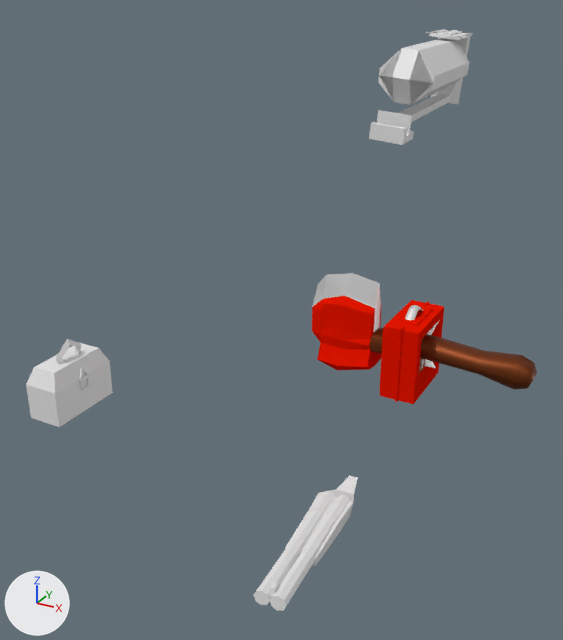
The Blender file Assets/Models/Items.blend: old version first, new version second.
Both versions are drawn from a 50 mm camera at (0.908, -2.746, 1.393) aimed at (-0.351, -0.458, 0.249). Arrows for +X, +Y and +Z are at lower left; the lights stay in place.

Script lines for the objects in view, before the commit:
```python
me_cube = bpy.data.meshes.new('Cube')
me_cube.from_pydata(...)  # 68 vertices, 57 faces; spans x -0.439..0.487, y 0.0..0.08, z -0.126..0.297
# faces by material slot: [5, 28, 24]
me_cube.materials.append(mat_material_008_shine)  # white #e7e7e7
me_cube.materials.append(mat_wood_shine)  # brown #7a3b16
me_cube.materials.append(mat_red_shine)  # red #e71700
me_cube_002 = bpy.data.meshes.new('Cube.002')
me_cube_002.from_pydata(...)  # 292 vertices, 271 faces; spans x -0.081..0.072, y -0.159..0.157, z -0.146..0.209
# faces by material slot: [73, 197, 1]
me_cube_002.materials.append(mat_red_shine)  # red #e71700
me_cube_002.materials.append(mat_material_008_shine)  # white #e7e7e7
me_cube_002.materials.append(mat_wood_shine)  # brown #7a3b16
me_cube_003 = bpy.data.meshes.new('Cube.003')
me_cube_003.from_pydata(...)  # 49 vertices, 46 faces; spans x -1.283..-1.123, y -0.85..-0.53, z -0.226..0.078
me_cylinder_008 = bpy.data.meshes.new('Cylinder.008')
me_cylinder_008.from_pydata(...)  # 120 vertices, 99 faces; spans x -0.029..0.028, y -0.138..0.165, z -0.103..0.12
ob_axe = bpy.data.objects.new('Axe', me_cube)
ob_axe.location = (0.0, 0.0, 0.0)
_m = ob_axe.modifiers.new('Mirror', 'MIRROR')
_m.use_axis = (False, True, False)
_m.use_clip = True
ob_item_assistant = bpy.data.objects.new('Item.Assistant', me_cube_003)
ob_item_assistant.location = (0.0, 0.0, 0.0)
ob_item_detective = bpy.data.objects.new('Item.Detective', me_cylinder_008)
ob_item_detective.location = (0.0, 0.0, 0.0)
ob_item_detective.rotation_euler = (-2.052, 0.0, 1.571)  # degrees (-118, 0, 90)
ob_medikit = bpy.data.objects.new('Medikit', me_cube_002)
ob_medikit.location = (0.0, 0.0, 0.0)
_m = ob_medikit.modifiers.new('Bevel', 'BEVEL')
# also in view: 'Item.Bartender.001' at (-0.114, -0.546, -0.516); 'Item.Atmos' at (0.142, -0.481, 1.118)
```
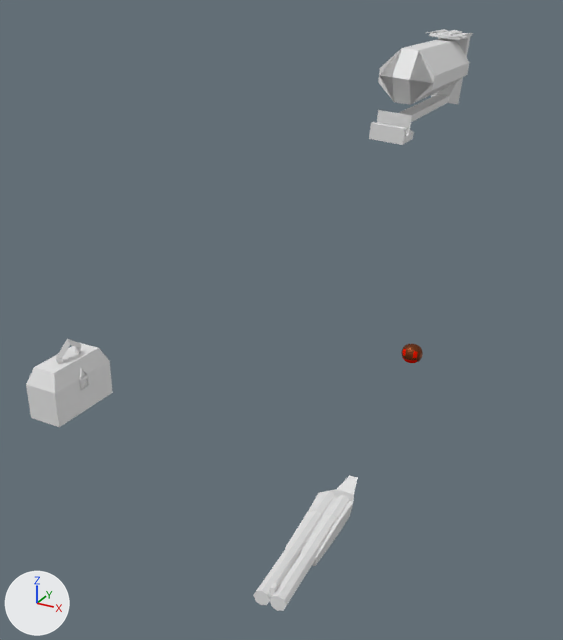
Commit message: Adds Pills

Changed parts and their boxes [x1, y1, x2, y2] in the pictures (563 x 640 px):
'Axe', hidden (red)
    before: [312, 273, 537, 390]
'Medikit', hidden (red)
    before: [380, 300, 444, 404]
'Pill3', added
    after: [401, 344, 423, 363]
    faces in mat_wood_shine (brown #7a3b16): [401, 344, 423, 363]
'Item.Detective', hidden
    before: [421, 359, 424, 369]

Edits to the bpy script that builds the scene:
```text
Add me_sphere_003:
    me_sphere_003.from_pydata(...)  # 101 vertices, 100 faces; spans x -0.0427..0.0427, y -0.0427..0.0427, z -0.0427..0.0427
    me_sphere_003.polygons.foreach_set('use_smooth', [True] * 100)
    # faces by material slot: [24, 76]
    me_sphere_003.materials.append(mat_red_shine)  # red #e71700
    me_sphere_003.materials.append(mat_wood_shine)  # brown #7a3b16
Change ob_axe:
    add ob_axe.hide_set(True)
Change ob_medikit:
    add ob_medikit.hide_set(True)
Change ob_item_detective:
    add ob_item_detective.hide_set(True)
Add ob_pill3:
    ob_pill3 = bpy.data.objects.new('Pill3', me_sphere_003)
    ob_pill3.location = (0.0, 0.0, 0.0)
```
